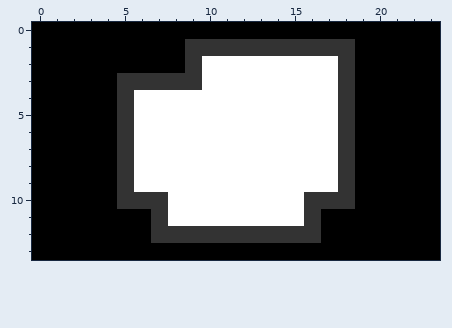
One commit to this pixel-art sprite: Aperture/Assets/Save/level_01.png. Above, as it was before the edit.
The file is 24x14 pixels.
The same view after the edit:
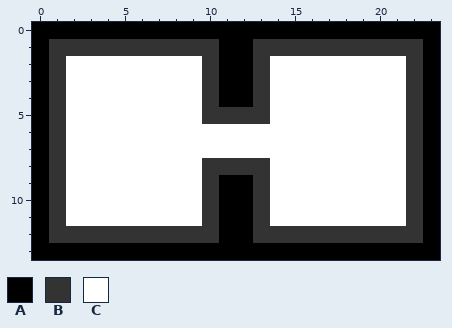
Palette (. is transparent): A #000000  B #333333  C #ffffff
Difference:
@@ x 0..23 @@
  0 AAAAAAAAAAAAAAAAAAAAAAAA
- 1 AAAAAAAAABBBBBBBBBBAAAAA
- 2 AAAAAAAAABCCCCCCCCBAAAAA
- 3 AAAAABBBBBCCCCCCCCBAAAAA
- 4 AAAAABCCCCCCCCCCCCBAAAAA
- 5 AAAAABCCCCCCCCCCCCBAAAAA
- 6 AAAAABCCCCCCCCCCCCBAAAAA
- 7 AAAAABCCCCCCCCCCCCBAAAAA
- 8 AAAAABCCCCCCCCCCCCBAAAAA
- 9 AAAAABCCCCCCCCCCCCBAAAAA
-10 AAAAABBBCCCCCCCCBBBAAAAA
-11 AAAAAAABCCCCCCCCBAAAAAAA
-12 AAAAAAABBBBBBBBBBAAAAAAA
+ 1 ABBBBBBBBBBAABBBBBBBBBBA
+ 2 ABCCCCCCCCBAABCCCCCCCCBA
+ 3 ABCCCCCCCCBAABCCCCCCCCBA
+ 4 ABCCCCCCCCBAABCCCCCCCCBA
+ 5 ABCCCCCCCCBBBBCCCCCCCCBA
+ 6 ABCCCCCCCCCCCCCCCCCCCCBA
+ 7 ABCCCCCCCCCCCCCCCCCCCCBA
+ 8 ABCCCCCCCCBBBBCCCCCCCCBA
+ 9 ABCCCCCCCCBAABCCCCCCCCBA
+10 ABCCCCCCCCBAABCCCCCCCCBA
+11 ABCCCCCCCCBAABCCCCCCCCBA
+12 ABBBBBBBBBBAABBBBBBBBBBA
 13 AAAAAAAAAAAAAAAAAAAAAAAA
Boxes around the changes in both pictures, in picture pixels (x1, y1, x2, y2):
changed: (49, 39, 423, 243)
